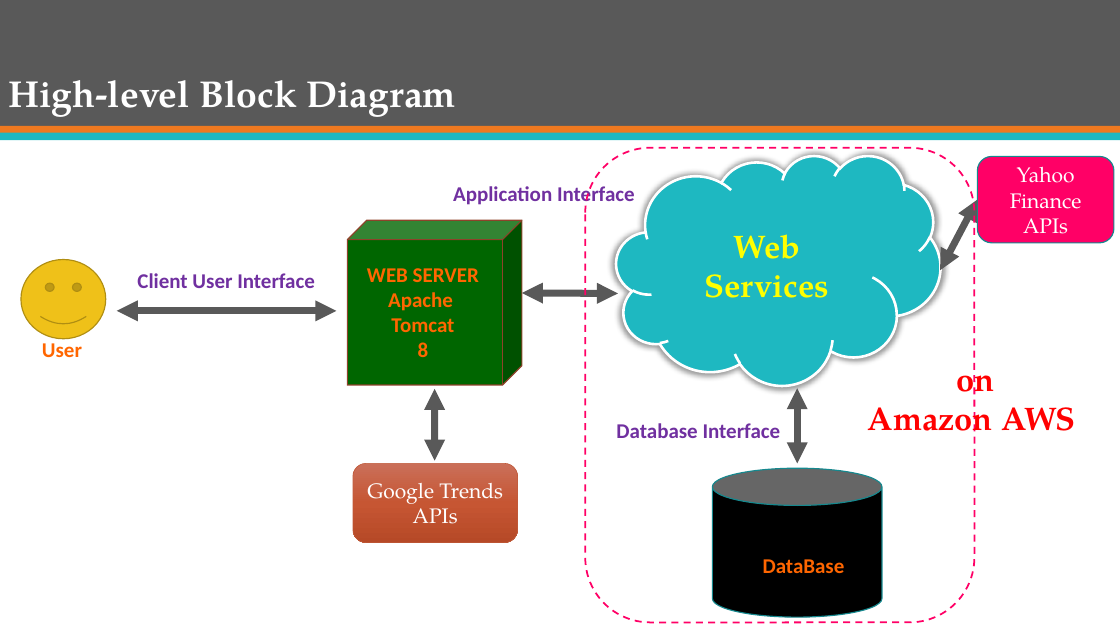
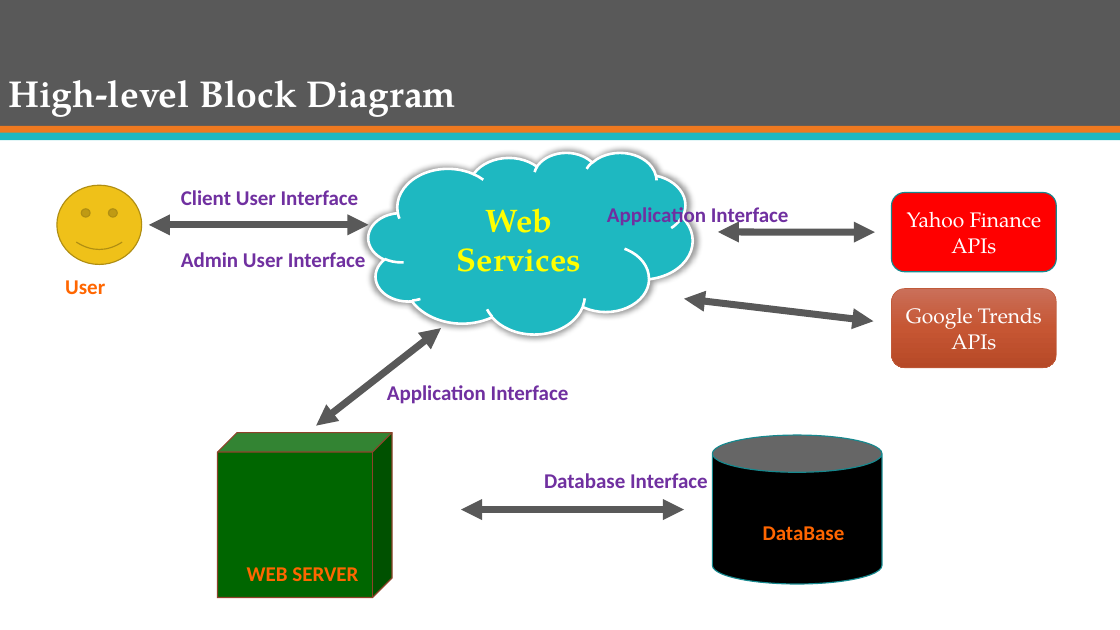
Before and after one commit to mJaiswal/Stock-Market-Prediction-Project, a slide deck: slide 7 of All Documentation/Presentations/Group 13 - ECE 568 - Final Project Preliminary Presentation.pptx (slide 5 before the commit). Drawn at 1120x630 pixels with LibreOffice and Linux fonts; fonts in the diff are those of the drawing. Boxes give left, top, right and bottom in pixels: in the first picture for what was removed or moved away, otherwise in the second. Text is boxed around its words. In the diff, an @@ line names an element or a change of style, - is before the commit and + after.

```diff
--- a/All Documentation/Presentations/Group 13 - ECE 568 - Final Project Preliminary Presentation.pptx
+++ b/All Documentation/Presentations/Group 13 - ECE 568 - Final Project Preliminary Presentation.pptx
@@ rounded rectangle removed at box(586, 148, 975, 623) @@
@@ cloud "Web Services": place and size @@
-cloud "Web Services" at box(617, 155, 941, 386)
+cloud "Web Services" at box(369, 152, 693, 334)
@@ smiley face: place and size @@
-smiley face at box(21, 260, 106, 339)
+smiley face at box(57, 186, 142, 265)
@@ text "Client User Interface": place and size @@
-text "Client User Interface" at box(137, 273, 315, 288)
+text "Client User Interface" at box(181, 190, 359, 205)
@@ text "Application Interface": place and size @@
-text "Application Interface" at box(453, 183, 635, 207)
+text "Application Interface" at box(607, 205, 789, 229)
@@ rounded rectangle "Yahoo Finance APIs": place and size @@
-rounded rectangle "Yahoo Finance APIs" at box(978, 156, 1115, 243)
+rounded rectangle "Yahoo Finance APIs" at box(891, 192, 1056, 271)
@@ rounded rectangle "Yahoo Finance APIs" at box(891, 192, 1056, 271): fill #FF0066 to #FF0000 @@
@@ double arrow moved from (117, 311) - (336, 311) to (149, 225) - (369, 225) @@
@@ double arrow moved from (940, 271) - (978, 200) to (718, 232) - (875, 232) @@
@@ text added at box(181, 252, 366, 267), 18 pt, text #7030A0, bold @@
+Admin User Interface
@@ text "User" rewrapped from box(42, 339, 82, 357) to box(65, 280, 105, 294) @@
@@ text at box(388, 292, 454, 357): paragraphs removed @@
-Apache
-Tomcat
-8
@@ double arrow removed from (618, 293) to (522, 293) @@
@@ double arrow moved from (434, 389) - (434, 460) to (684, 299) - (874, 321) @@
@@ rounded rectangle "Google Trends APIs": place and size @@
-rounded rectangle "Google Trends APIs" at box(353, 464, 518, 543)
+rounded rectangle "Google Trends APIs" at box(891, 288, 1056, 367)
@@ double arrow added from (316, 426) to (441, 329), #595959 6 pt @@
@@ text removed at box(868, 357, 1076, 443) @@
-on
-Amazon AWS
@@ text added at box(387, 385, 569, 404), 18 pt, text #7030A0, bold @@
+Application Interface
@@ cube: place and size @@
-cube at box(348, 220, 523, 385)
+cube at box(218, 433, 392, 597)
@@ cylinder: place and size @@
-cylinder at box(712, 468, 882, 617)
+cylinder at box(712, 435, 882, 584)
@@ text "Database Interface": place and size @@
-text "Database Interface" at box(616, 423, 781, 438)
+text "Database Interface" at box(544, 473, 708, 488)
@@ double arrow moved from (797, 388) - (797, 464) to (461, 510) - (684, 510) @@
@@ text "DataBase": place and size @@
-text "DataBase" at box(763, 559, 845, 573)
+text "DataBase" at box(763, 526, 845, 540)
@@ text "WEB SERVER": place and size @@
-text "WEB SERVER" at box(367, 268, 479, 357)
+text "WEB SERVER" at box(247, 567, 358, 581)
```
Also in this commit, not shown: 8 other slides changed, 11 slides added, 2 slides removed, 1 other file.
